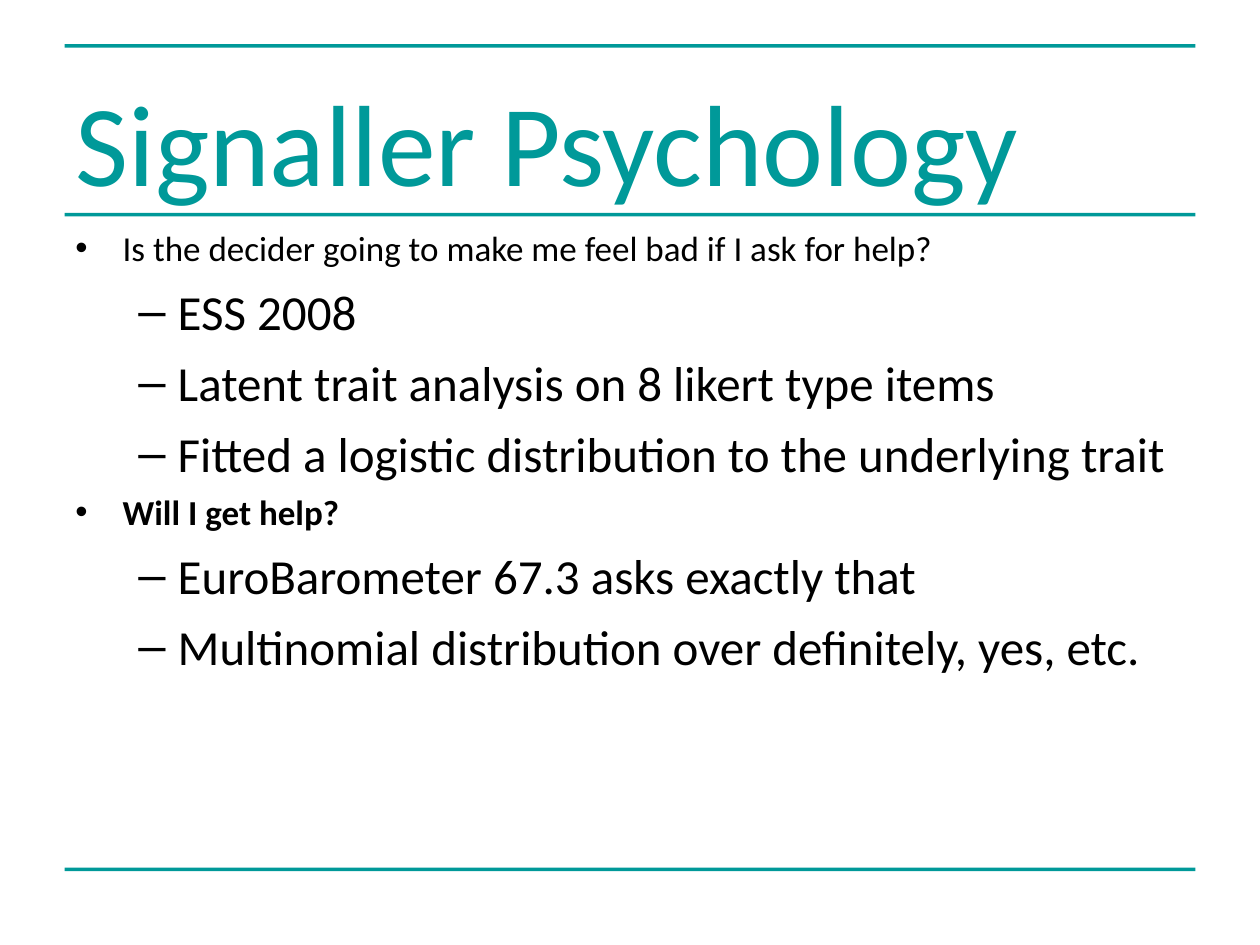
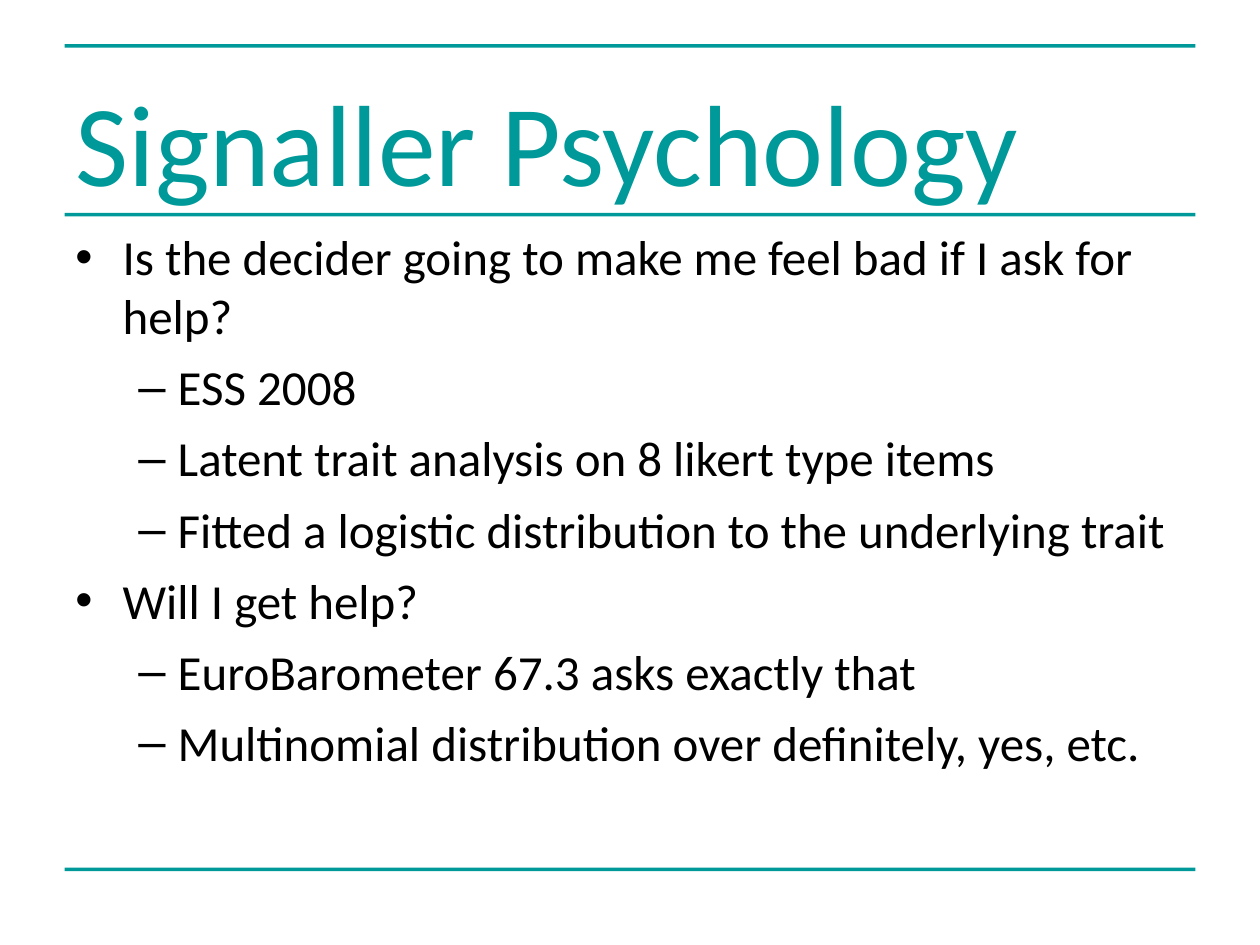
Before and after one commit to greenape/bsps2015, a slide deck: slide 11 of presentation/risky_aging_bsps.ppt. Drawn at 1260x945 pixels with LibreOffice and Linux fonts; fonts in the diff are those of the drawing. Boxes give left, top, right and bottom in pixels: in the first picture for what was removed or moved away, otherwise in the second. Text is boxed around its words. In the diff, an @@ line names an element or a change of style, - is before the commit and + after.

Commit message:
Font sizes

```diff
--- a/presentation/risky_aging_bsps.ppt
+++ b/presentation/risky_aging_bsps.ppt
@@ text at [123,241,1132,628]: size 20 to 28 pt in "Is the decider going to make me ...", "Will I get help?"; bold off in "Will I get help?"; more space between paragraphs @@
```
Also in this commit, not shown: 8 other slides changed.
